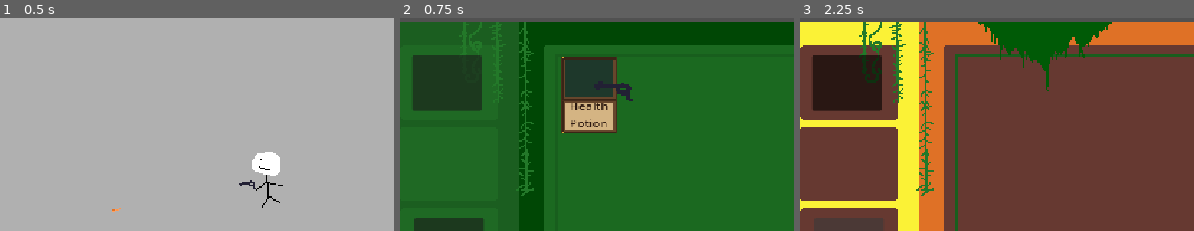
Above: before the commit, frames 1-3 (left to right).
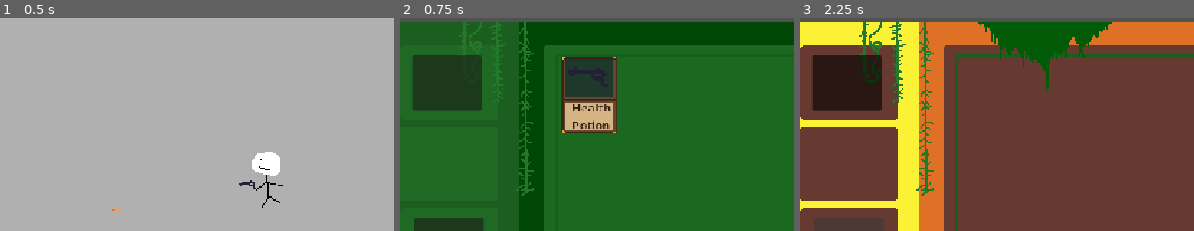
Above: after the commit, the same moments.

Repository: xjamal21/bullet-heaven-game-
Game: Godot game, scene res://tscnfiles/main_game.tscn
Two runs of this game, one before a commit and one after it. Both use one fixed random seed, a clock stepped at 60 frames per second and the inputs below.
Inputs (mouse positions are % of the whole screen's width and height, from its top left):
- Up to frame 1 (0.5 s): no input
- Up to frame 2 (0.75 s): click (3, 44) at 0.5 s
- Up to frame 3 (2.25 s): click (20, 26) at 1.25 s; click (21, 64) at 2 s
The pictures show only the part of the screen within x 14-64%, y 11-61%; the shares and areas given below are measured in that part.

Frame 1 is identical in both runs. In frame 2, 0.7% of the frame differs, in the area x 41-60%, y 18-54%; in frame 3, nothing differs.

Commit message:
something
something

Diff:
--- a/gdscripts/item_card.gd
+++ b/gdscripts/item_card.gd
@@ -23,3 +23,13 @@
 
 func _on_pressed() -> void:
 	item_clicked.emit(card_data)
+
+
+func _on_mouse_entered() -> void:
+	var tween = create_tween()
+	tween.tween_property(self, "scale", Vector2(1.05, 1.05), 0.1)
+
+
+func _on_mouse_exited() -> void:
+	var tween = create_tween()
+	tween.tween_property(self, "scale", Vector2(1.0, 1.0), 0.1)
--- a/tscnfiles/ItemCard.tscn
+++ b/tscnfiles/ItemCard.tscn
@@ -2,23 +2,30 @@
 
 [ext_resource type="Script" uid="uid://bc4o1wlgo1p77" path="res://gdscripts/item_card.gd" id="1_htceb"]
 [ext_resource type="Texture2D" uid="uid://b6t08se7vf42y" path="res://assets/items/cardbase.png" id="1_i3dss"]
+[ext_resource type="Texture2D" uid="uid://cem1fepib25i5" path="res://assets/items/cardbasepressed.png" id="2_5igod"]
+[ext_resource type="Texture2D" uid="uid://cv4uf2fjmanft" path="res://assets/items/cardbasehovered.png" id="3_gxogt"]
 
 [node name="ItemCard" type="TextureButton" unique_id=1228307878]
 custom_minimum_size = Vector2(64, 96)
 offset_right = 120.0
 offset_bottom = 140.0
 texture_normal = ExtResource("1_i3dss")
+texture_pressed = ExtResource("2_5igod")
+texture_hover = ExtResource("3_gxogt")
 stretch_mode = 5
 script = ExtResource("1_htceb")
 
 [node name="TextureRect" type="TextureRect" parent="." unique_id=141316971]
 custom_minimum_size = Vector2(64, 64)
-layout_mode = 0
-offset_left = 29.0
-offset_top = 8.0
-offset_right = 93.0
-offset_bottom = 72.0
+layout_mode = 1
+anchors_preset = 15
+anchor_right = 1.0
+anchor_bottom = 1.0
+offset_bottom = -53.0
+grow_horizontal = 2
+grow_vertical = 2
 size_flags_vertical = 3
+mouse_filter = 2
 expand_mode = 1
 stretch_mode = 5
 
@@ -27,10 +34,10 @@
 anchors_preset = 15
 anchor_right = 1.0
 anchor_bottom = 1.0
-offset_left = 35.000004
-offset_top = 51.999996
-offset_right = -29.0
-offset_bottom = 52.0
+offset_left = 20.0
+offset_top = 83.0
+offset_right = -7.504898
+offset_bottom = 4.9479523
 grow_horizontal = 2
 grow_vertical = 2
 scale = Vector2(0.875722, 0.8232715)
@@ -49,4 +56,6 @@
 horizontal_alignment = 1
 autowrap_mode = 2
 
+[connection signal="mouse_entered" from="." to="." method="_on_mouse_entered"]
+[connection signal="mouse_exited" from="." to="." method="_on_mouse_exited"]
 [connection signal="pressed" from="." to="." method="_on_pressed"]
Binary file changed: assets/items/cardbase.png
Binary file added: assets/items/cardbasehovered.png
Not shown, added: assets/items/cardbasehovered.png.import
Binary file added: assets/items/cardbasepressed.png
Not shown, added: assets/items/cardbasepressed.png.import
Binary file added: tscnfiles/cardbasepressed.png
Not shown, added: tscnfiles/cardbasepressed.png.import
